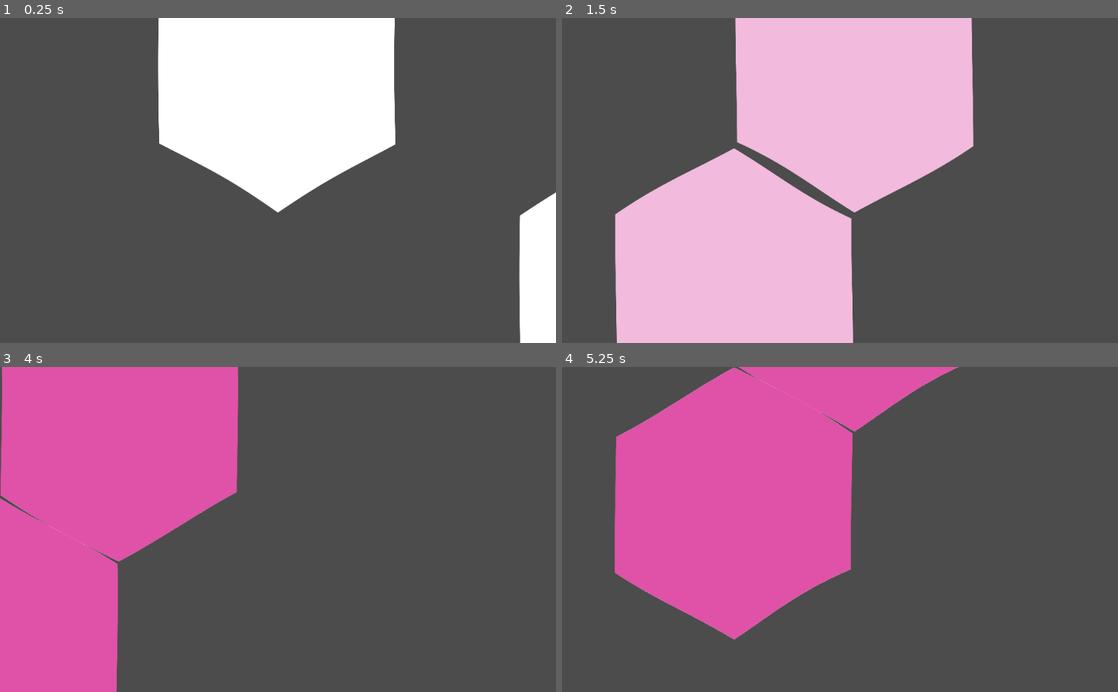
Above: before the commit, frames 1-4 (two rows, left to right).
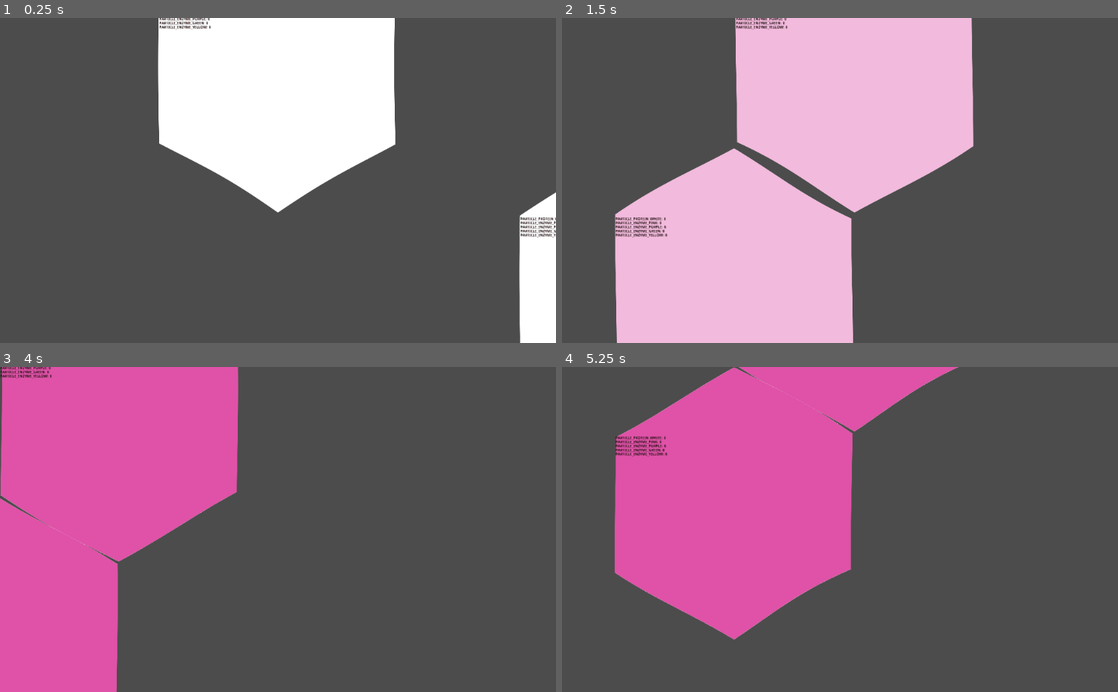
Above: after the commit, the same moments.

Repository: tobyp/hackathon2020
Game: Godot game, scene res://main.tscn
Two runs of this game, one before a commit and one after it. Both use one fixed random seed, a clock stepped at 60 frames per second and the inputs below.
Inputs (mouse positions are in pixels of both pictures, inside the frame that each line leads up to):
- Up to frame 1 (0.25 s): no input
- Up to frame 2 (1.5 s): tap Enter at 0.5 s; move the mouse to (962, 164) at 0.52 s; hold D 0.53-1.25 s; click (962, 164) at 0.67 s; drag from (728, 196) to (812, 245) at 1.27 s
- Up to frame 3 (4 s): move the mouse to (333, 458) at 2.02 s; hold D 2.03-2.75 s; click (333, 458) at 2.17 s; drag from (250, 594) to (111, 480) at 2.77 s; tap Space at 3.5 s; move the mouse to (444, 578) at 3.52 s; hold A from 3.53 s (still down); click (444, 578) at 3.67 s
- Up to frame 4 (5.25 s): release A at 4.25 s; drag from (673, 480) to (756, 448) at 4.27 s; move the mouse to (867, 529) at 5.02 s; hold S from 5.03 s (still down); click (867, 529) at 5.17 s

The runs differ from the first frame. In frame 1, 0.5% of the frame differs, in the area x 28-100%, y 0-68%; in frame 2, 0.5%, in the area x 9-41%, y 0-68%; in frame 3, 0.2%; in frame 4, 0.3%.

Commit message:
Simulating

Diff:
--- a/cells/cell.gd
+++ b/cells/cell.gd
@@ -1,5 +1,5 @@
 extends Node2D
-
+class_name Cell
 ### TYPES
 enum ParticleType {
 	PARTICLE_PROTEIN_WHITE,
@@ -7,15 +7,17 @@
 	PARTICLE_ENZYME_PURPLE,
 	PARTICLE_ENZYME_GREEN,
 	PARTICLE_ENZYME_YELLOW,
-	PARTICLE_LAST,
 }
 
 ### SIGNALS
 signal particle_count_changed(type, old_count, new_count)
 
 ### MEMBERS
+# A list of all existing neighbors (Will be modified from the hexgrid manager)
+var neighbors = []
 var particle_counts = {}
 var output_rules = []  # List[Dict[Cell, bool]]
+var discovered: bool = true
 
 ### UTILITY
 # Are particles of type `type` allowed to be pushed to `neighbor`?
@@ -24,38 +26,32 @@
 	return output_rules[type].get(neighbor, false)
 
 
-# Obtain a list of all existing neighbors (does not create any that might be missing)
-func neighbors() -> Array:
-	return []  # Splamy, this is your turf! Probably use get_node to grab hold of the main scene and access the grid from there?
-
-
-# Transfer `coun` particles of type `type` from this cell to `dest`.
+# Transfer `count` particles of type `type` from this cell to `dest`.
 # This should take care of updating the particle_count dicts on both cells, and any actual particle nodes flying around.
 func push_particles(type: int, dest: Object, count: int):
 	pass  # TODO
 
-
+# Called every game step.
+#func simulate(): # TODO use this declaration instead of _physics_process once i know how to call it
+func _physics_process(delta):
+	_process_pressure()
+	_display_debug()
 
 ### OVERRIDES
 # Called when the node enters the scene tree for the first time.
 func _ready():
 	$Gfx.set_material($Gfx.get_material().duplicate())
-	for t in ParticleType.PARTICLE_LAST:
+	for t in ParticleType:
 		self.particle_counts[t] = 0
 		self.output_rules.append({})
 
 
-# Called every frame. 'delta' is the elapsed time since the previous frame.
-func _physics_process(delta):
-	_process_pressure(delta)
-
-
-func _process_pressure(delta: float):
-	for t in ParticleType.PARTICLE_LAST:
+func _process_pressure():
+	for t in ParticleType:
 		var supply = self.particle_counts.get(t, 0)
 		var demand_total = 0
 		var demand_neighbors = {}
-		for n in self.neighbors():
+		for n in self.neighbors:
 			if not self.output_rule(t, n):
 				continue
 			var supply_neighbor = n.particle_counts.get(t, 0)
@@ -65,7 +61,6 @@
 			demand_neighbors[n] = demand_neighbor
 			demand_total += demand_neighbor
 		# TODO: tobyp
-
 
 func _input(event):
 	if event is InputEventMouseButton:
@@ -77,6 +72,11 @@
 			elif  event.button_index == BUTTON_RIGHT:
 				$Gfx.material.set_shader_param("percentage", max(0.0, cur - 0.2))
 
+func _display_debug():
+	var dbg = "";
+	for particle in ParticleType:
+		dbg += "[b]%s:[/b] %s\n" % [particle, particle_counts.get(particle, 0)]
+	$DebugLabel.bbcode_text = dbg
 
 # Called every frame. 'delta' is the elapsed time since the previous frame.
 #func _process(delta):
--- a/cells/cell.tscn
+++ b/cells/cell.tscn
@@ -70,3 +70,19 @@
 visible = false
 color = Color( 0.333333, 0.164706, 0.164706, 1 )
 polygon = PoolVector2Array( 0, -512, -443, -256, -443, 256, 0, 512, 443, 256, 443, -256 )
+
+[node name="DebugLabel" type="RichTextLabel" parent="."]
+margin_left = -437.0
+margin_top = -249.0
+margin_right = 433.0
+margin_bottom = 258.0
+mouse_filter = 1
+custom_colors/default_color = Color( 0, 0, 0, 1 )
+custom_colors/font_color_shadow = Color( 0.486275, 0.262745, 0.262745, 1 )
+custom_constants/shadow_offset_x = 1
+custom_constants/shadow_offset_y = 1
+bbcode_enabled = true
+text = "Hanlo Ibims"
+__meta__ = {
+"_edit_use_anchors_": false
+}
--- a/grid/hex_grid.gd
+++ b/grid/hex_grid.gd
@@ -5,44 +5,83 @@
 const size_x = hex_size * sin(60.0 /360.0*2*PI)
 
 var grid = {}
+var timer
 
 func _ready():
+	timer = Timer.new()
+	timer.autostart = true
+	timer.wait_time = 0.1
+	timer.one_shot = false
+	timer.connect("timeout", self, "_simulate_tick")
+	add_child(timer)
+
 	create_cell(0,0)
 	create_cell(2,0)
 	create_cell(1,1)
 	create_cell(0,-1)
 
-	print(get_neighbours(0,0))
+func _simulate_tick():
+	for node in self.grid.values():
+		print("Simulate %s" % node.cell)
+		# node.cell.simulate()
 
 # Creates a new cell or returns if it already exists
 func create_cell(x: int, y: int):
 	var pos = Vector2(x, y)
-	var cell = grid.get(pos, null)
-	if cell == null:
-		var node = preload("res://cells/cell.tscn").instance()
-		cell = GridNode.new(node, Vector2(x,y))
+	var node = grid.get(pos, null)
+	if node == null:
+		var cell = preload("res://cells/cell.tscn").instance()
+		print("Created %s" % cell)
+		node = GridNode.new(cell, Vector2(x,y))
 		var pos_x = size_x * (float(x) + 0.5 if y % 2 != 0 else float(x))
 		var pos_y = size_y * y - (size_y / 2)
-		add_child(node)
-		node.translate(Vector2(pos_x, pos_y))
-		grid[pos] = cell
-	return cell
+		add_child(cell)
+		cell.translate(Vector2(pos_x, pos_y))
+		grid[pos] = node
+	var to_update = get_neighbors_coord(x,y)
+	to_update.append(pos)
+	_update_neighbors(to_update)
+	return node.cell
+
+# Returns the cell or null if empty
+func get_cell(x: int, y: int):
+	var pos = Vector2(x, y)
+	var node = grid.get(pos, null)
+	if node == null:
+		return null
+	return node.cell
+
+func _update_neighbors(cells_idx: Array):
+	for cell_idx in cells_idx:
+		var cell = get_cell(cell_idx.x, cell_idx.y)
+		if cell == null:
+			continue
+		cell.neighbors = get_neighbors(cell_idx.x, cell_idx.y)
 
 func remove_cell(x: int, y: int):
 	var pos = Vector2(x, y)
 	if grid.has(pos):
 		var cell = grid.get(pos)
 		grid.remove(pos)
-		remove_child(cell.node)
+		remove_child(cell)
 
-const neighbours = [Vector2(-1, -1), Vector2(0, -1), Vector2(-1, 0), Vector2(1, 0), Vector2(-1, 1), Vector2(0, 1)]
-func get_neighbours(x: int, y: int):
+		var to_update = get_neighbors_coord(x,y)
+		_update_neighbors(to_update)
+
+const neighbors = [Vector2(-1, -1), Vector2(0, -1), Vector2(-1, 0), Vector2(1, 0), Vector2(-1, 1), Vector2(0, 1)]
+func get_neighbors(x: int, y: int):
 	var cells = []
-	for n in neighbours:
+	for n in neighbors:
 		var pos = Vector2(x, y) + n
-		var cell = grid.get(pos, null)
-		if cell != null:
-			cells.append(cell)
+		var node = grid.get(pos, null)
+		if node != null:
+			cells.append(node.cell)
+	return cells
+
+func get_neighbors_coord(x: int, y: int):
+	var cells = []
+	for n in neighbors:
+		cells.append(Vector2(x, y) + n)
 	return cells
 
 # Called every frame. 'delta' is the elapsed time since the previous frame.
@@ -51,13 +90,13 @@
 
 class GridNode:
 	# The GD node element
-	var node: Resource
+	var treenode: Resource
+	var cell: Cell
 	var pos: Vector2
-	# Whether the cell is already visible
-	var visible: bool = true
 
 	func _init(node: Resource, pos: Vector2):
-		self.node = node
+		self.treenode = node
+		self.cell = null #node.get_script() # TODO get correct reference here
 		self.pos = pos
 
 	func _to_string():
--- a/project.godot
+++ b/project.godot
@@ -8,9 +8,14 @@
 
 config_version=4
 
-_global_script_classes=[  ]
+_global_script_classes=[ {
+"base": "Node2D",
+"class": "Cell",
+"language": "GDScript",
+"path": "res://cells/cell.gd"
+} ]
 _global_script_class_icons={
-
+"Cell": ""
 }
 
 [application]
